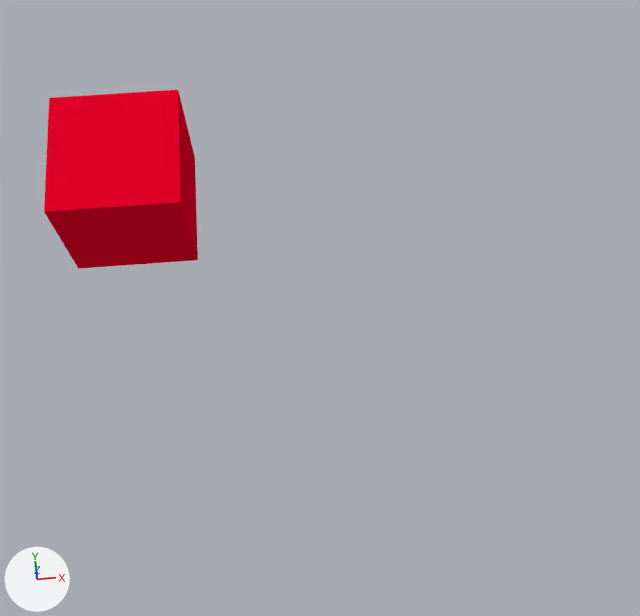
The Blender file client_last.blend, before and after one commit.
Both versions are drawn from a 50 mm lens placed at (1.71, -5.71, 13.8), pointed at (2.14, -0.18, 0.16). The lights are fixed; the arrows at lower left show +X, +Y and +Z. The same objects are shown in both versions, whatever each file hides.

The first picture shows 'Enemy'.
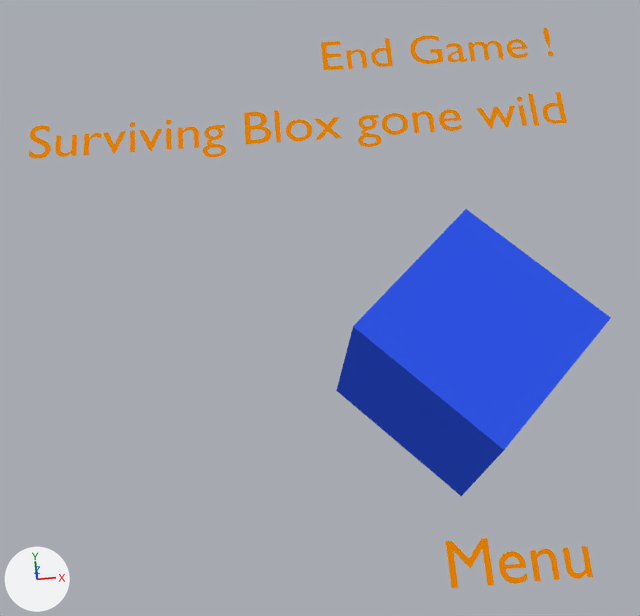
Pixel boxes (x1, y1, x2, y2) of what changed, in the pictures (640 x 616 px):
'Enemy', recoloured, moved, turned, rescaled
    before: (44, 90, 198, 269)
    after: (336, 209, 611, 496)
'Text.016', added (orange)
    after: (29, 92, 567, 158)
'Text.018', added (orange)
    after: (446, 538, 593, 588)
'Text.020', added (orange)
    after: (321, 28, 554, 70)

The change, as a diff of the scene's bpy script:
```diff
--- a/client_last.blend.py
+++ b/client_last.blend.py
@@ mat_menutext_005 @@
+mat_menutext_005 = diffuse_material('MenuText.005')
+mat_menutext_005.base_color = (0.8, 0.226, 0.0)  # orange #e78300
@@ me_cube_003 @@
 me_cube_003.from_pydata(...)  # 8 vertices, 6 faces; spans x -1.0..1.0, y -1.0..1.0, z -1.0..1.0
-me_cube_003.materials.append(mat_material_015)  # red #e70329
+me_cube_003.materials.append(mat_material)  # blue #3055e7
@@ me_plane_008 @@
+me_plane_008.from_pydata([(-1.0, -1.0, 0.0), (1.0, -1.0, 0.0), (-1.0, 1.0, 0.0), (1.0, 1.0, 0.0)], [], [(0, 1, 3, 2)])
@@ txt_text_022 @@
+txt_text_022 = bpy.data.curves.new('Text.022', 'FONT')
+txt_text_022.body = 'End Game !'
+txt_text_022.materials.append(mat_menutext_005)  # orange #e78300
@@ txt_text_021 @@
+txt_text_021 = bpy.data.curves.new('Text.021', 'FONT')
+txt_text_021.body = 'Menu'
+txt_text_021.materials.append(mat_menutext_005)  # orange #e78300
@@ txt_text_018 @@
+txt_text_018 = bpy.data.curves.new('Text.018', 'FONT')
+txt_text_018.body = 'Surviving Blox gone wild'
+txt_text_018.materials.append(mat_menutext_005)  # orange #e78300
@@ ob_enemy @@
 ob_enemy = bpy.data.objects.new('Enemy', me_cube_003)
-ob_enemy.location = (-0.84, 1.81, 1.24)
+ob_enemy.location = (4.43, -1.16, 0.0)
+ob_enemy.rotation_euler = (0.0192, 0.0873, -5.509)  # degrees (1.1, 5, -316)
+ob_enemy.scale = (1.4, 1.4, 1.4)
@@ ob_text_020 @@
+ob_text_020 = bpy.data.objects.new('Text.020', txt_text_022)
+ob_text_020.location = (2.52, 4.68, 0.0)
+ob_text_020.scale = (0.951, 0.951, 0.951)
@@ ob_text_018 @@
+ob_text_018 = bpy.data.objects.new('Text.018', txt_text_021)
+ob_text_018.parent = ob_plane_008
+ob_text_018.matrix_parent_inverse = Matrix(((0.5, 0.0, 0.0, -1.694), (0.0, 1.0, 0.0, 6.282), (0.0, 0.0, 1.0, 0.000321), (0.0, 0.0, 0.0, 1.0)))
+ob_text_018.location = (2.11, -6.582, -0.000232)
@@ ob_plane_008 @@
+ob_plane_008 = bpy.data.objects.new('Plane.008', me_plane_008)
+ob_plane_008.location = (4.957, -4.449, -0.000324)
+ob_plane_008.scale = (2.0, 1.0, 1.0)
+ob_plane_008.hide_set(True)
@@ ob_text_016 @@
+ob_text_016 = bpy.data.objects.new('Text.016', txt_text_018)
+ob_text_016.location = (-2.89, 3.18, 0.0)
```
